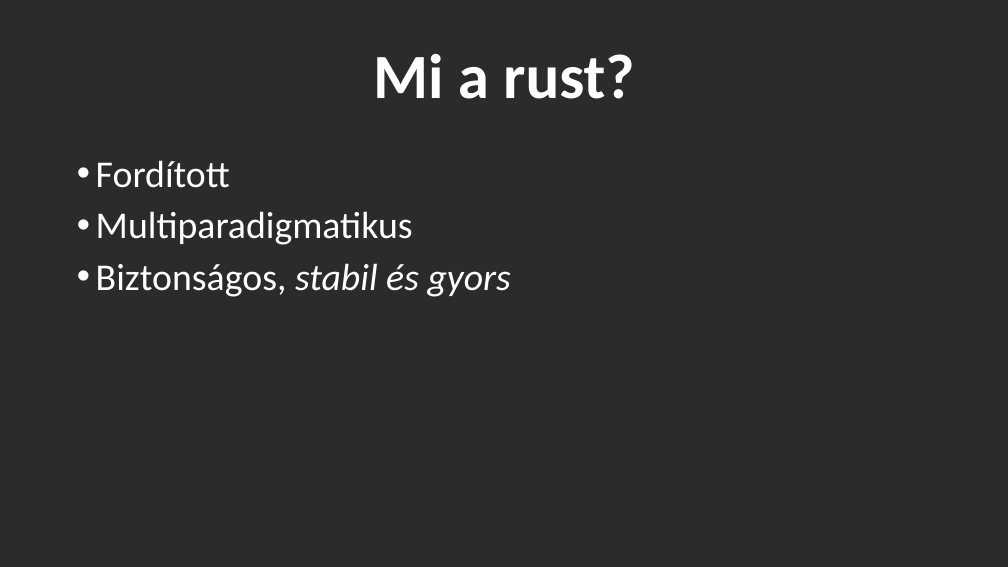
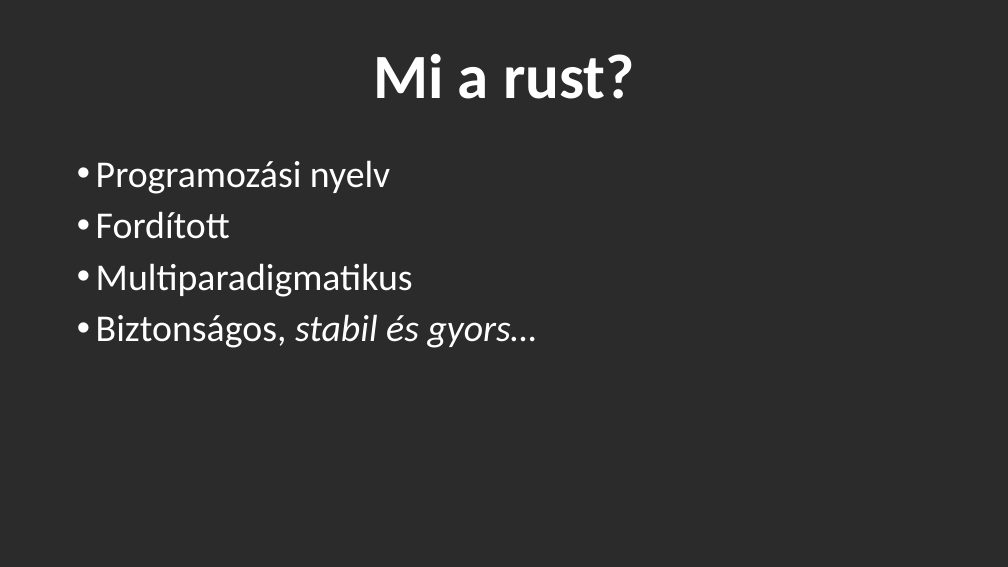
Before and after one commit to csandrisTurr/11-ppt, a slide deck: slide 2 of Beadandó - Császár András.pptx. Drawn at 1008x567 pixels with LibreOffice and Linux fonts; fonts in the diff are those of the drawing; background and template pictures are left out; a plain dark background stands for a picture behind light text. Boxes give left, top, right and bottom in pixels: in the first picture for what was removed or moved away, otherwise in the second. Text is boxed around its words. In the diff, an @@ line names an element or a change of style, - is before the commit and + after.

```diff
--- a/Beadandó - Császár András.pptx
+++ b/Beadandó - Császár András.pptx
@@ text at <box>96,160,390,194</box>: paragraph added @@
+• Programozási nyelv
@@ text at <box>96,314,537,348</box>: text changed @@
-• Biztonságos, stabil és gyors
+• Biztonságos, stabil és gyors…
```
Also in this commit, not shown: 1 slide added, 1 slide removed, 1 other file.
